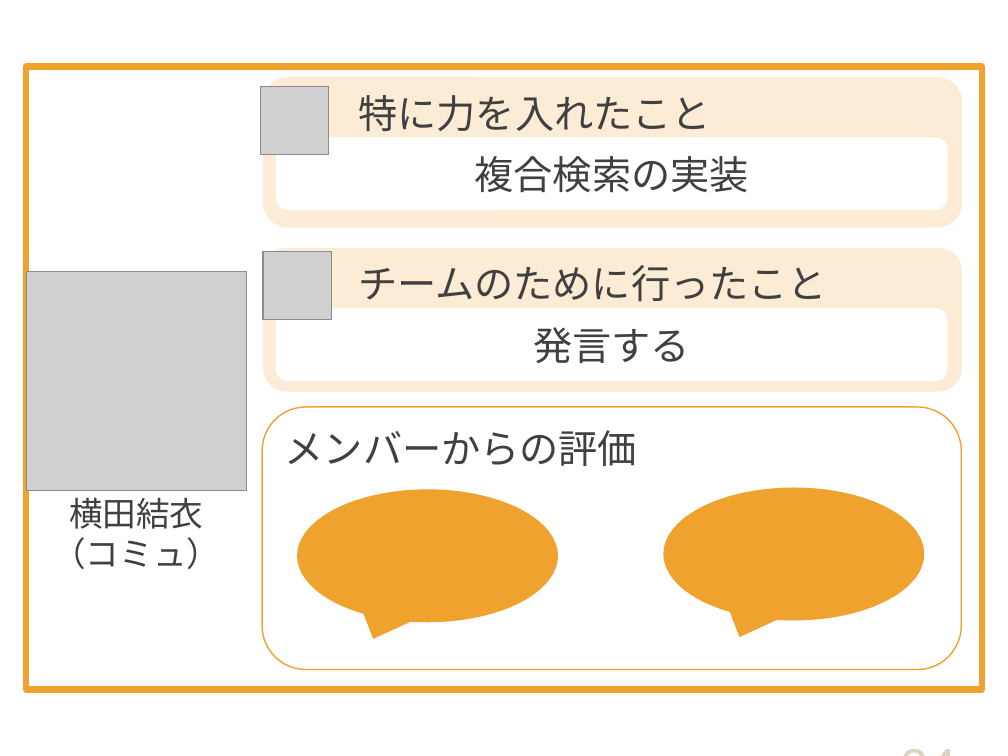
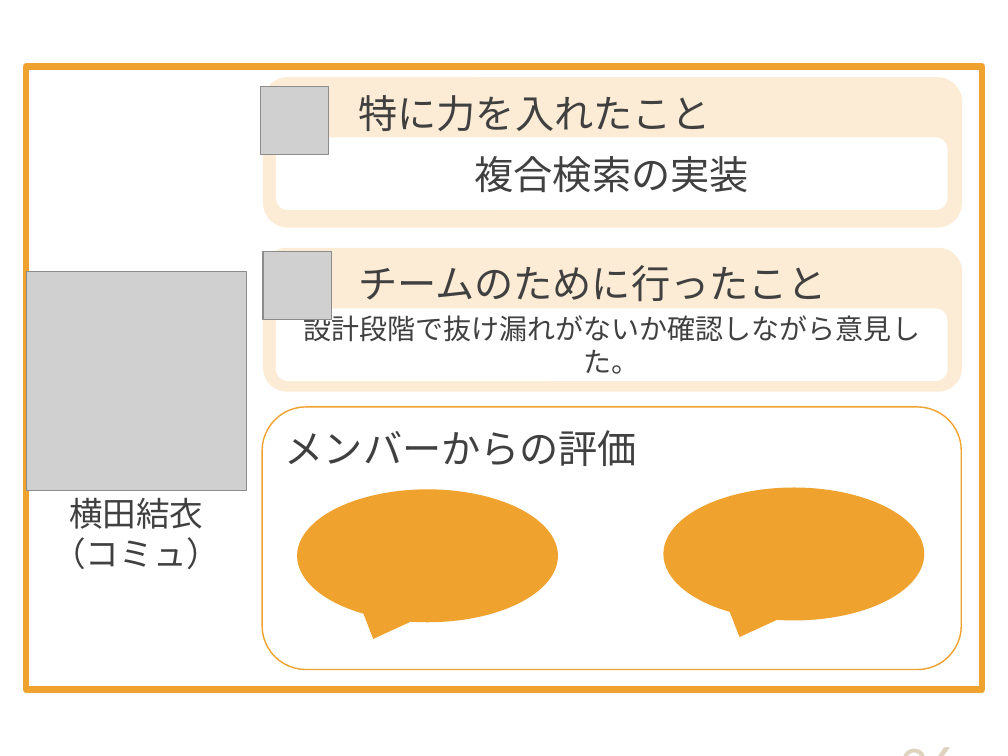
Before and after one commit to DOJO-2021/D-2, a slide deck: slide 26 of documents/プレゼン/Knowledge Holder_清書版.pptx (slide 24 before the commit). Drawn at 1008x756 pixels with LibreOffice and Linux fonts; fonts in the diff are those of the drawing; grey boxes stand for pictures. Boxes give left, top, right and bottom in pixels: in the first picture for what was removed or moved away, otherwise in the second. Text is boxed around its words. In the diff, an @@ line names an element or a change of style, - is before the commit and + after.

```diff
--- a/documents/プレゼン/Knowledge Holder_清書版.pptx
+++ b/documents/プレゼン/Knowledge Holder_清書版.pptx
@@ text in rounded rectangle at [303,311,920,374]: text changed; size 28 to 20 pt @@
-発言する
+設計段階で抜け漏れがないか確認しながら意見した。
@@ page number at [725,648,967,756]: text changed @@
-24
+26
```
Also in this commit, not shown: 7 other slides changed, 3 slides added, 1 slide removed.
